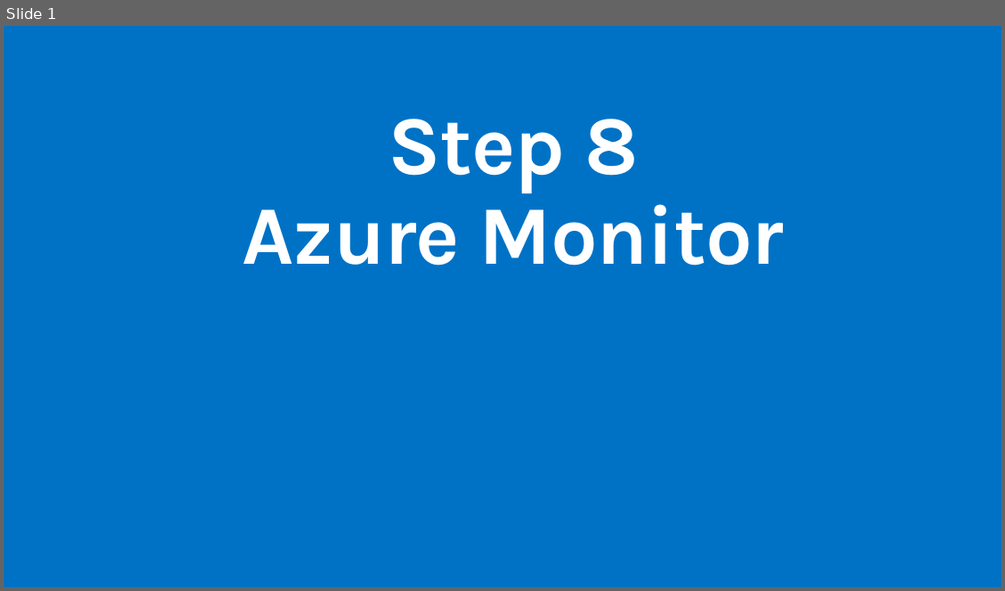
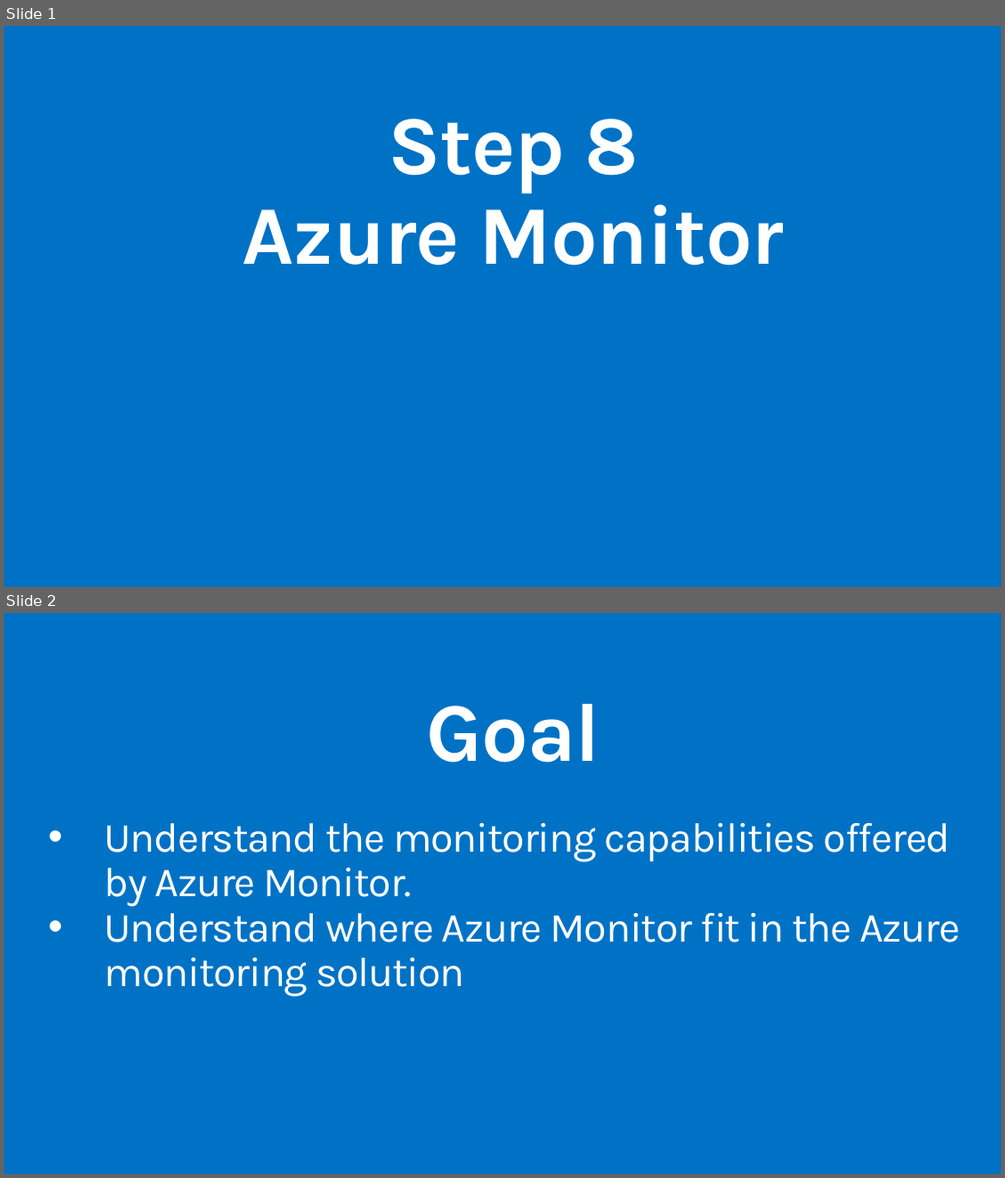
Before and after one commit to MSDEVMTL/GlobalAzureBootcamp2018, a slide deck: Step8/Step8-Azure Monitor.pptx. Shown one above the other, each under a label of ours: slide 1 before the commit, slides 1 and 2 after it. The pictures are 1005x591 and 1005x1178 pixels, drawn with LibreOffice and Linux fonts; fonts in the diff are those of the drawing; background and template pictures are left out. Boxes give left, top, right and bottom in pixels: in the first picture for what was removed or moved away, otherwise in the second. Text is boxed around its words. In the diff, an @@ line names an element or a change of style, - is before the commit and + after.

```diff
--- a/Step8/Step8-Azure Monitor.pptx
+++ b/Step8/Step8-Azure Monitor.pptx
@@ slide 2 added at box(4, 613, 1001, 1174), background #0072C6 @@
@@ title added at box(426, 704, 600, 763), 80 pt, text #FFFFFF, bold @@
+Goal
@@ text added at box(105, 823, 960, 997), 40 pt, text #FFFFFF @@
+• Understand the monitoring capabilities offered by Azure Monitor.
+• Understand where Azure Monitor fit in the Azure monitoring solution
```
Also in this commit, not shown: 2 slides changed, 1 slide removed, 1 other file.
